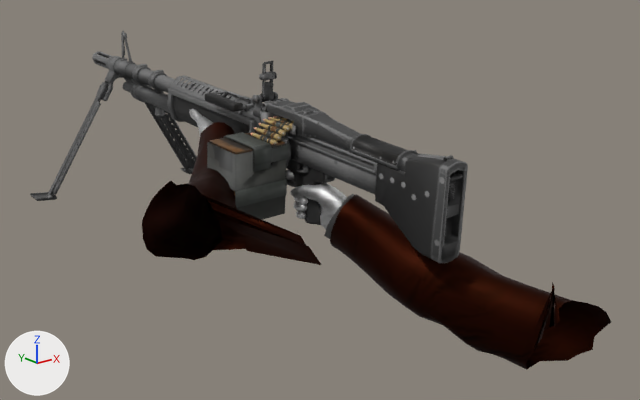
Before and after pictures for a commit that changed the OBJ model GameData/Animations/LMG/Fire/frame_28.obj.
One viewpoint serves both versions: a 50 mm camera at (-1.46, -1.5, 0.38) aimed at (0.17, 0.54, -0.43). Arrows for +X, +Y and +Z are at lower left; the lights stay in place. Where no turn or scale is listed for an object, it has been applied to the vertices.
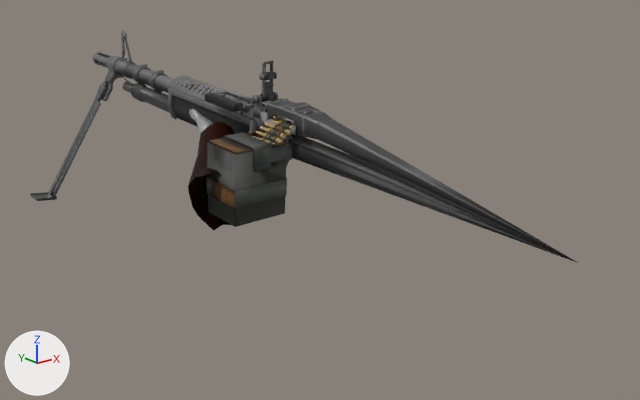
Location of each change, [x1, y1, x2, y2] in pixels of the pictures (640 x 400 px):
'Mesh.005', reshaped (25% wider)
    before: [30, 31, 468, 263]
    after: [30, 31, 578, 263]
'PlayerModelMerged.001_PlayerModelMerged', reshaped
    before: [142, 109, 611, 370]
    after: [188, 109, 235, 230]
part 1 of me_mesh_005, deleted (black)
    before: [133, 79, 463, 225]
part 2 of me_mesh_005, cut back
    before: [92, 51, 468, 263]
    after: [93, 54, 578, 263]
part 3 of me_playermodelmerged_001_playermodelmerged, deleted
    before: [286, 170, 347, 229]
part 4 of me_playermodelmerged_001_playermodelmerged, deleted (black)
    before: [330, 194, 611, 370]
part 5 of me_playermodelmerged_001_playermodelmerged, deleted
    before: [324, 194, 354, 239]
part 6 of me_playermodelmerged_001_playermodelmerged, deleted
    before: [142, 172, 321, 265]

Patch to the scene script:
```diff
--- a/GameData/Animations/LMG/Fire/frame_28.obj.py
+++ b/GameData/Animations/LMG/Fire/frame_28.obj.py
@@ me_mesh_005 @@
 # used by ob_mesh_005; location = (0.0, 0.0, 0.0)
-me_mesh_005.from_pydata(...)  # 10811 vertices, 20781 faces, 17 loose edges; spans x -0.31..0.41, y -0.08..1.82, z -0.62..0.0
+me_mesh_005.from_pydata(...)  # 3878 vertices, 6644 faces, 13 loose edges; spans x -0.31..0.14, y -0.44..1.82, z -0.62..0.0
+# me_mesh_005 part 1: 18 loose pieces with 1225 vertices, spanning x 0.04..0.41, y -0.07..1.68, z -0.62..-0.13, are deleted
+# me_mesh_005 part 2: 214 vertices moved within x -0.11..0.14, y 0.5..1.82, z -0.29..-0.09; 5803 vertices removed from x -0.15..0.15, y -0.08..1.82, z -0.44..-0.06; 95 vertices added at x -0.06..0.12, y -0.44..1.51, z -0.33..-0.02
 me_mesh_005.materials.append(mat_bits_m)
@@ me_playermodelmerged_001_playermodelmerged @@
 # used by ob_playermodelmerged_001_playermodelmerged; location = (0.0, 0.0, 0.0)
-me_playermodelmerged_001_playermodelmerged.from_pydata(...)  # 1157 vertices, 2192 faces; spans x -0.497..0.46, y -0.326..1.068, z -0.749..-0.206
+me_playermodelmerged_001_playermodelmerged.from_pydata(...)  # 475 vertices, 890 faces; spans x -0.222..0.145, y 0.551..1.068, z -0.479..-0.206
+# me_playermodelmerged_001_playermodelmerged part 3: the loose piece of 328 vertices spanning x 0.043..0.142, y 0.292..0.574, z -0.477..-0.325 is deleted
+# me_playermodelmerged_001_playermodelmerged part 4: the loose piece of 208 vertices spanning x 0.025..0.46, y -0.326..0.371, z -0.749..-0.345 is deleted
+# me_playermodelmerged_001_playermodelmerged part 5: the loose piece of 40 vertices spanning x 0.027..0.166, y 0.234..0.388, z -0.511..-0.345 is deleted
+# me_playermodelmerged_001_playermodelmerged part 6
+# 106 vertices are removed from x -0.497..-0.135, y -0.026..0.651, z -0.48..-0.236
+# 210 faces are deleted
 me_playermodelmerged_001_playermodelmerged.materials.append(mat_gloves)
```
